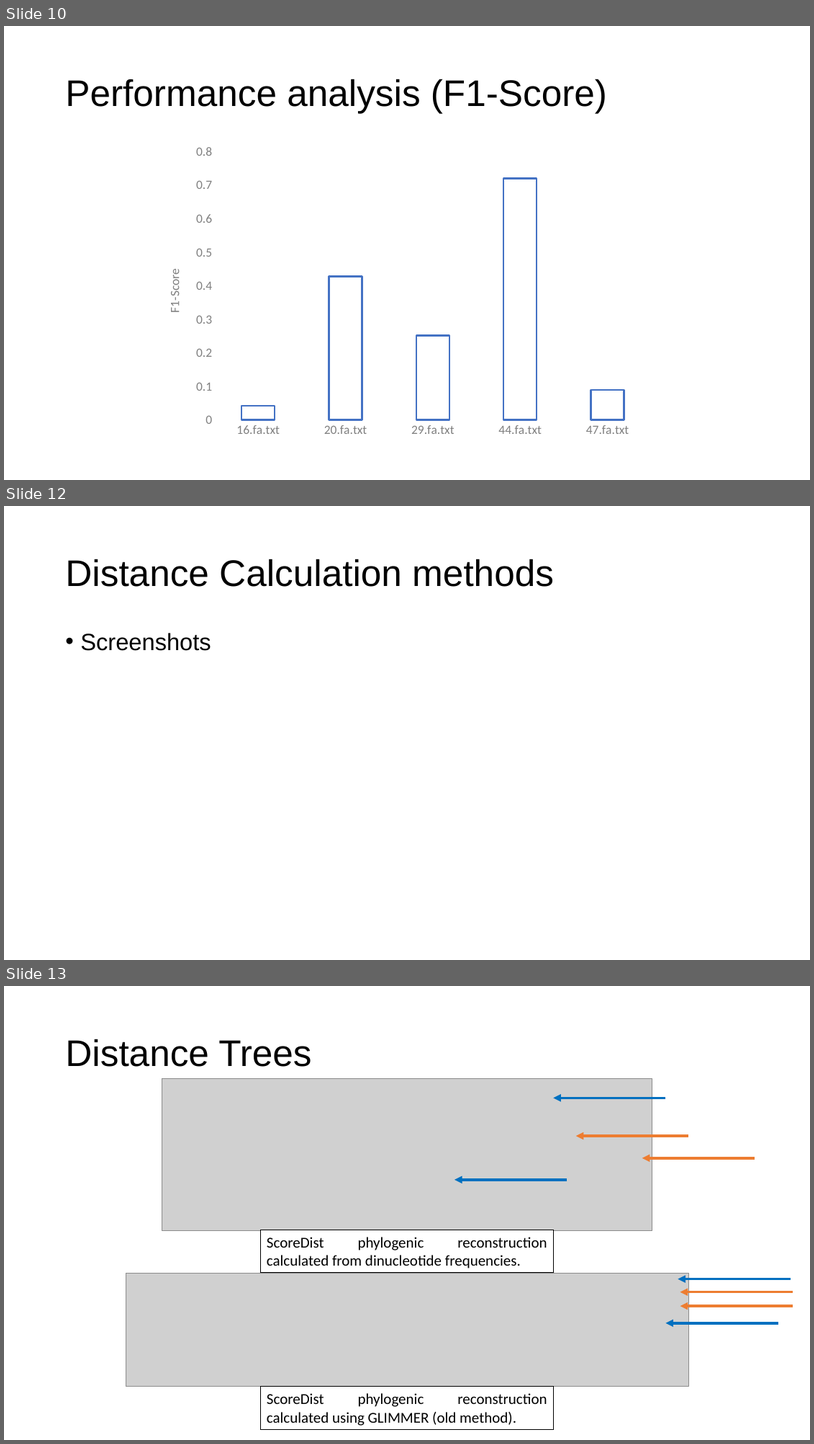
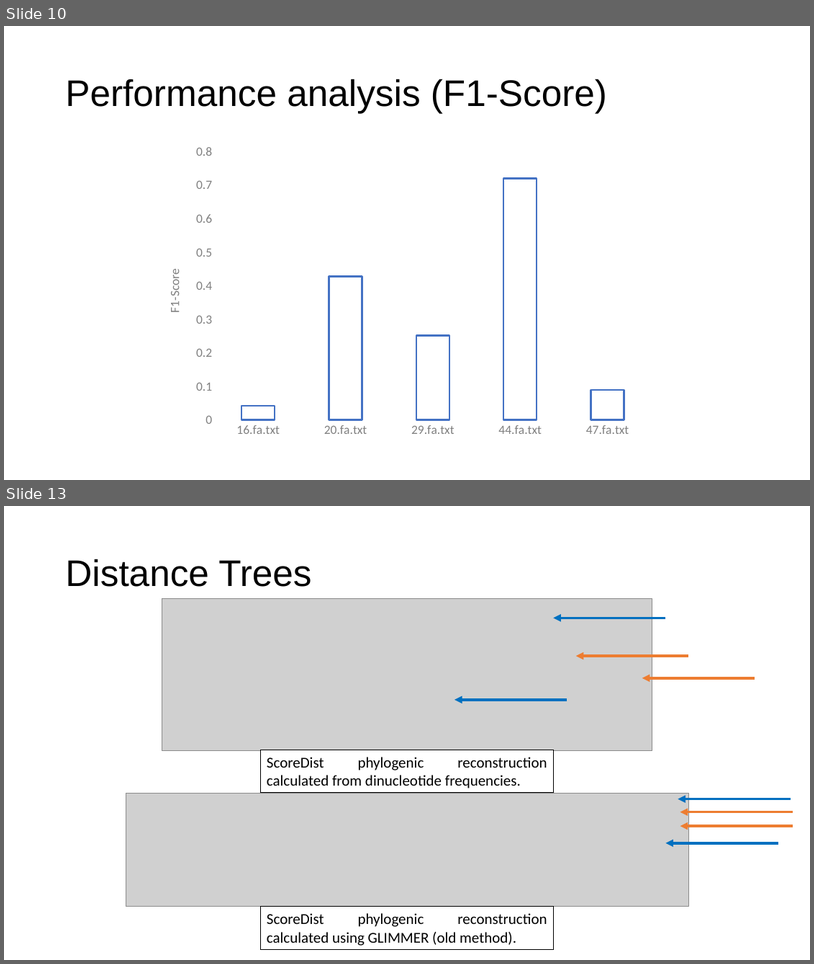
Before and after one commit to maxsenh/comgen, a slide deck: final_project/final_presentation.pptx. Shown one above the other, each under a label of ours: slides 10, 12 and 13 before the commit, slides 10 and 13 after it; the slides between them are not shown. The pictures are 814x1444 and 814x964 pixels, drawn with LibreOffice and Linux fonts; fonts in the diff are those of the drawing; grey boxes stand for pictures. Boxes give left, top, right and bottom in pixels: in the first picture for what was removed or moved away, otherwise in the second. Text is boxed around its words. In the diff, an @@ line names an element or a change of style, - is before the commit and + after.

```diff
--- a/final_project/final_presentation.pptx
+++ b/final_project/final_presentation.pptx
@@ slide 12 removed at (4,506,810,960), background #FFFFFF @@
@@ title removed at (65,559,554,587) @@
-Distance Calculation methods
@@ text removed at (80,633,211,651) @@
-• Screenshots
```
Also in this commit, not shown: 2 slides added, 2 other slides removed, 2 other files.
